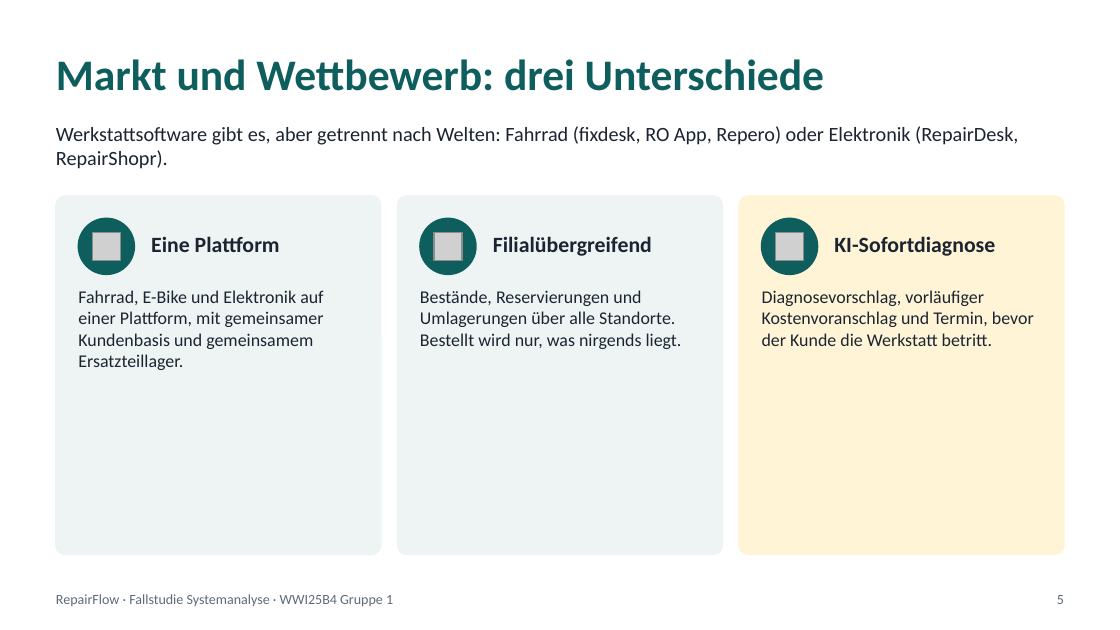
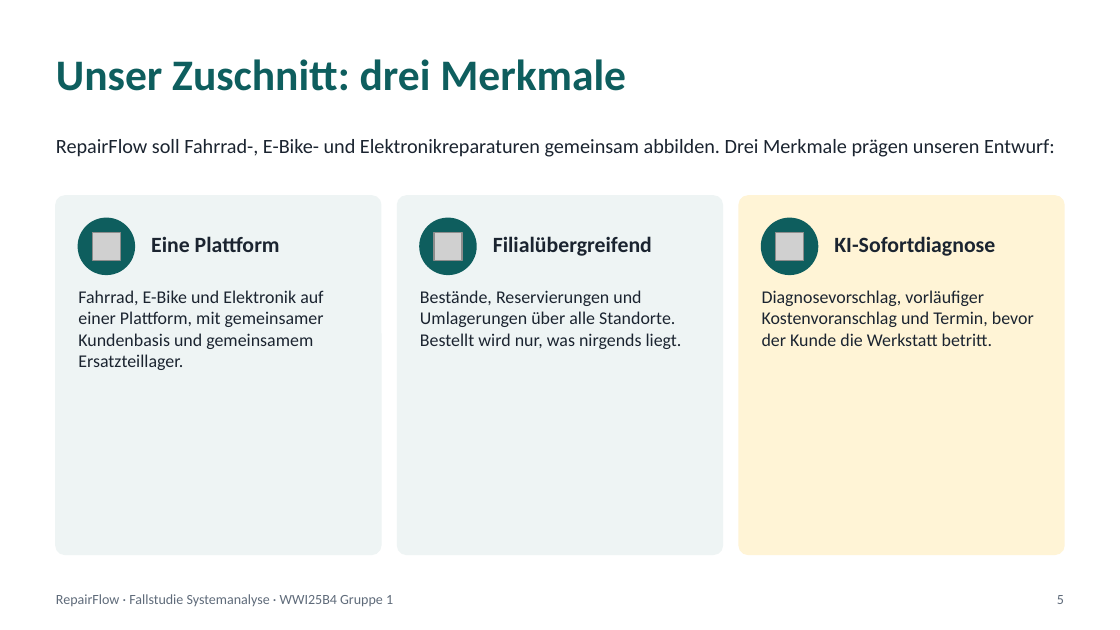
Before and after one commit to jakobschwan123-cmd/casestudy-semester-3, a slide deck: slide 5 of praesi/Abschlusspraesentation.pptx. Drawn at 1120x630 pixels with LibreOffice and Linux fonts; fonts in the diff are those of the drawing; grey boxes stand for pictures. Boxes give left, top, right and bottom in pixels: in the first picture for what was removed or moved away, otherwise in the second. Text is boxed around its words. In the diff, an @@ line names an element or a change of style, - is before the commit and + after.

```diff
--- a/praesi/Abschlusspraesentation.pptx
+++ b/praesi/Abschlusspraesentation.pptx
@@ text at <box>56,59,626,91</box>: text changed @@
-Markt und Wettbewerb: drei Unterschiede
+Unser Zuschnitt: drei Merkmale
@@ text at <box>56,139,1055,157</box>: text changed @@
-Werkstattsoftware gibt es, aber getrennt nach Welten: Fahrrad (fixdesk, RO App, Repero) oder Elektronik (RepairDesk, RepairShopr).
+RepairFlow soll Fahrrad-, E-Bike- und Elektronikreparaturen gemeinsam abbilden. Drei Merkmale prägen unseren Entwurf:
```
Also in this commit, not shown: 3 other slides changed, 19 other files.
